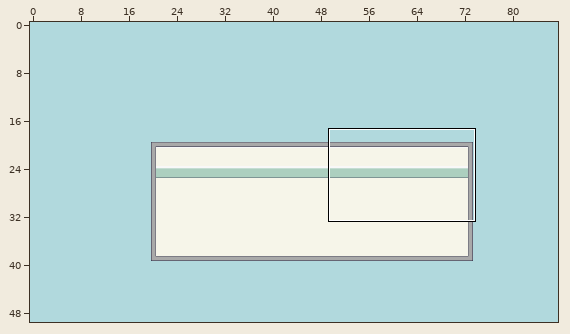
Tiled map, stored at assets/tiles/nurse_office.tmx. Above: a wide view before the commit, with the close-up outlined.
Close-up. Before:
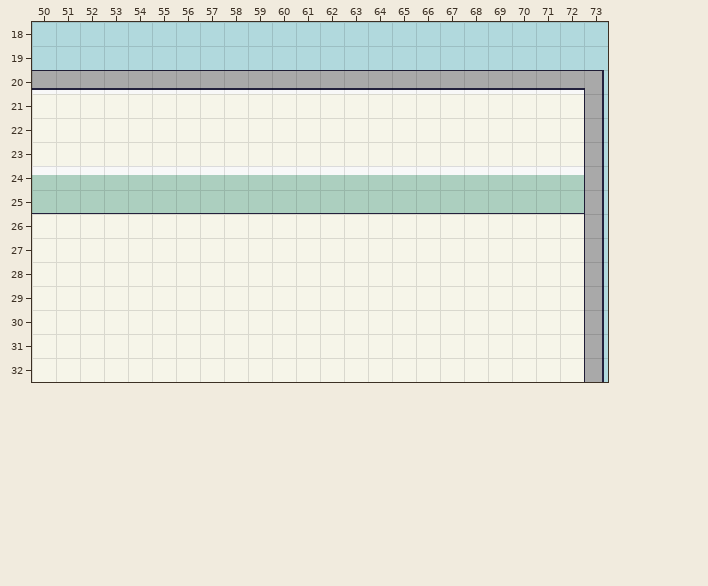
Cells are 16x16 px. Shown: x 50..73, y 18..32. The commit also changed other parts of the map, which this record leaves out. Layer "OfficeChair" is drawn 42,-30 px off the grid. Layer "OfficeTable" is drawn 42,-30 px off the grid. Layer "OfficeTableDeco" is drawn -4,6 px off the grid. Layer "OfficeWallDeco" is drawn -65,12 px off the grid. Layer "OfficeWindows" is drawn -58,-1 px off the grid.
The same view after the edit:
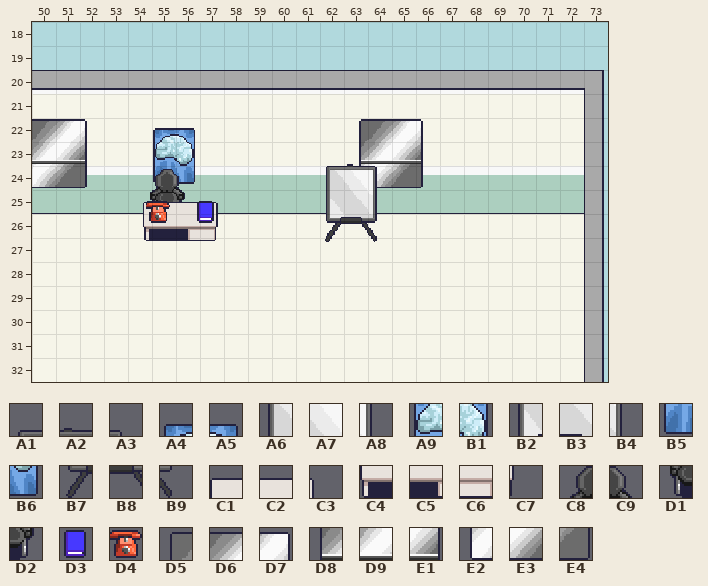
Key: from "hopital": A1 84, A2 85, A3 86, A4 87, A5 88, A6 141, A7 142, A8 143, A9 144, B1 145, B2 198, B3 199, B4 200, B5 201, B6 202, B7 255, B8 256, B9 257, C1 312, C2 313, C3 315, C4 369, C5 370, C6 371, C7 372, C8 460, C9 461, D1 517, D2 518, D3 799, D4 805, D5 1380, D6 1381, D7 1382, D8 1437, D9 1438, E1 1439, E2 1494, E3 1495, E4 1496.
__ is an empty cell.
Tiles of an added or newly shown layer are drawn over the layers below it.
Edits made:
Layer "OfficeWindows" (added):
Tile D5 is added in row 22 at x 53 and 67.
Tile D6 is added in row 22 at x 54 and 68.
Tile D7 is added in row 22 at x 55 and 69.
Tile D8 is added in row 23 at x 53 and 67.
Tile D9 is added in row 23 at x 54 and 68.
Tile E1 is added in row 23 at x 55 and 69.
Tile E2 is added in row 24 at x 53 and 67.
Tile E3 is added in row 24 at x 54 and 68.
Tile E4 is added in row 24 at x 55 and 69.
Layer "OfficeWallDeco" (added):
Tile A4 is added in row 21 at x 59.
Tile A5 is added in row 21 at x 60.
Tile A9 is added in row 22 at x 59.
Tile B1 is added in row 22 at x 60.
Tile B5 is added in row 23 at x 59.
Tile B6 is added in row 23 at x 60.
Layer "OfficeChair" (added):
Tile C8 is added in row 26 at x 52.
Tile C9 is added in row 26 at x 53.
Tile D1 is added in row 27 at x 52.
Tile D2 is added in row 27 at x 53.
Layer "OfficeTable" (added):
Tile C1 is added in row 27 at x 52.
Tile C2 is added in row 27 at x 53 to 54.
Tile C3 is added in row 27 at x 55.
Tile C4 is added in row 28 at x 52.
Tile C5 is added in row 28 at x 53.
Tile C6 is added in row 28 at x 54.
Tile C7 is added in row 28 at x 55.
Layer "OfficeTableDeco" (added):
Tile D3 is added in row 25 at x 57.
Tile D4 is added in row 25 at x 55.
Layer "OfficeDeco" (added):
Tile A1 is added in row 23 at x 62.
Tile A2 is added in row 23 at x 63.
Tile A3 is added in row 23 at x 64.
Tile A6 is added in row 24 at x 62.
Tile A7 is added in row 24 at x 63.
Tile A8 is added in row 24 at x 64.
Tile B2 is added in row 25 at x 62.
Tile B3 is added in row 25 at x 63.
Tile B4 is added in row 25 at x 64.
Tile B7 is added in row 26 at x 62.
Tile B8 is added in row 26 at x 63.
Tile B9 is added in row 26 at x 64.
